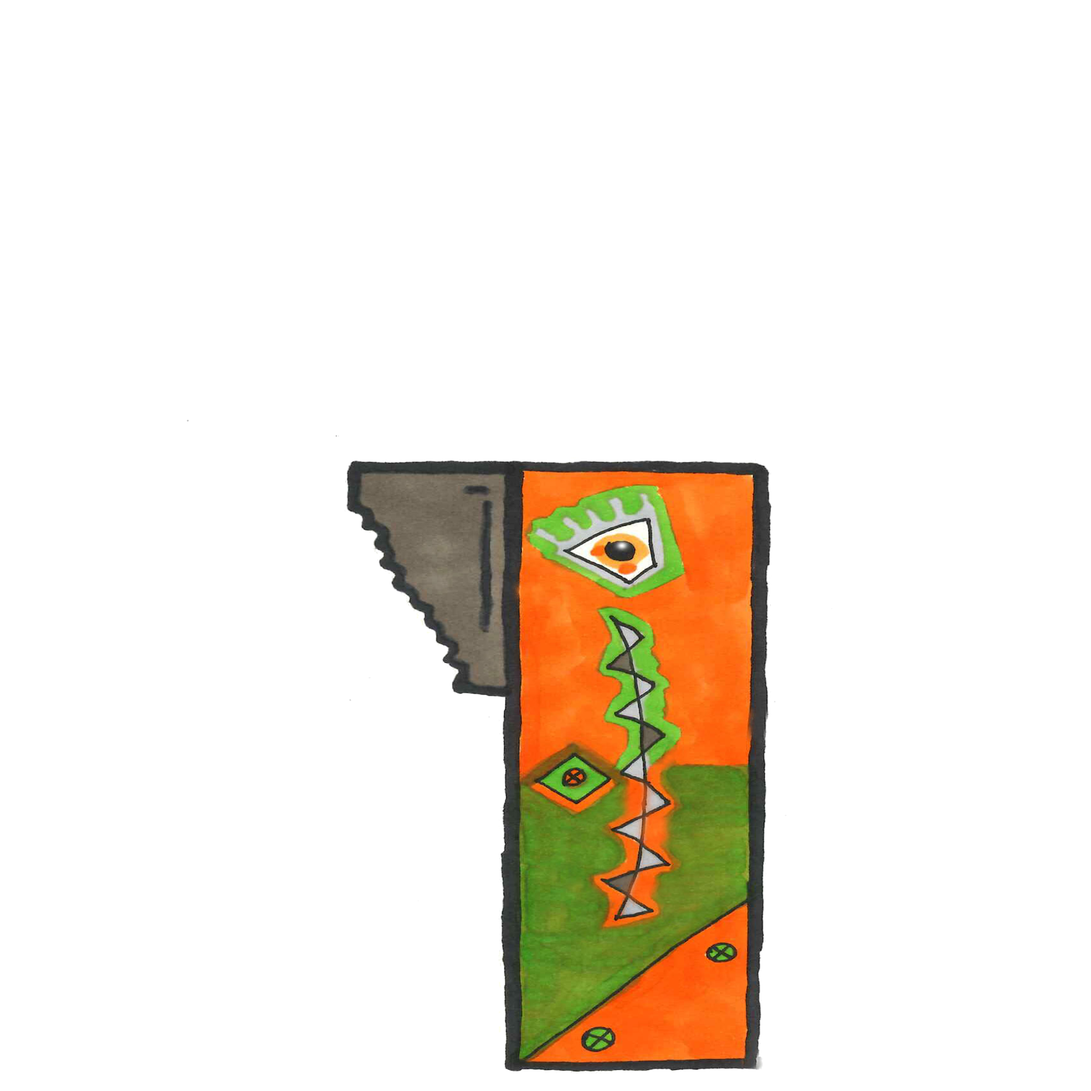
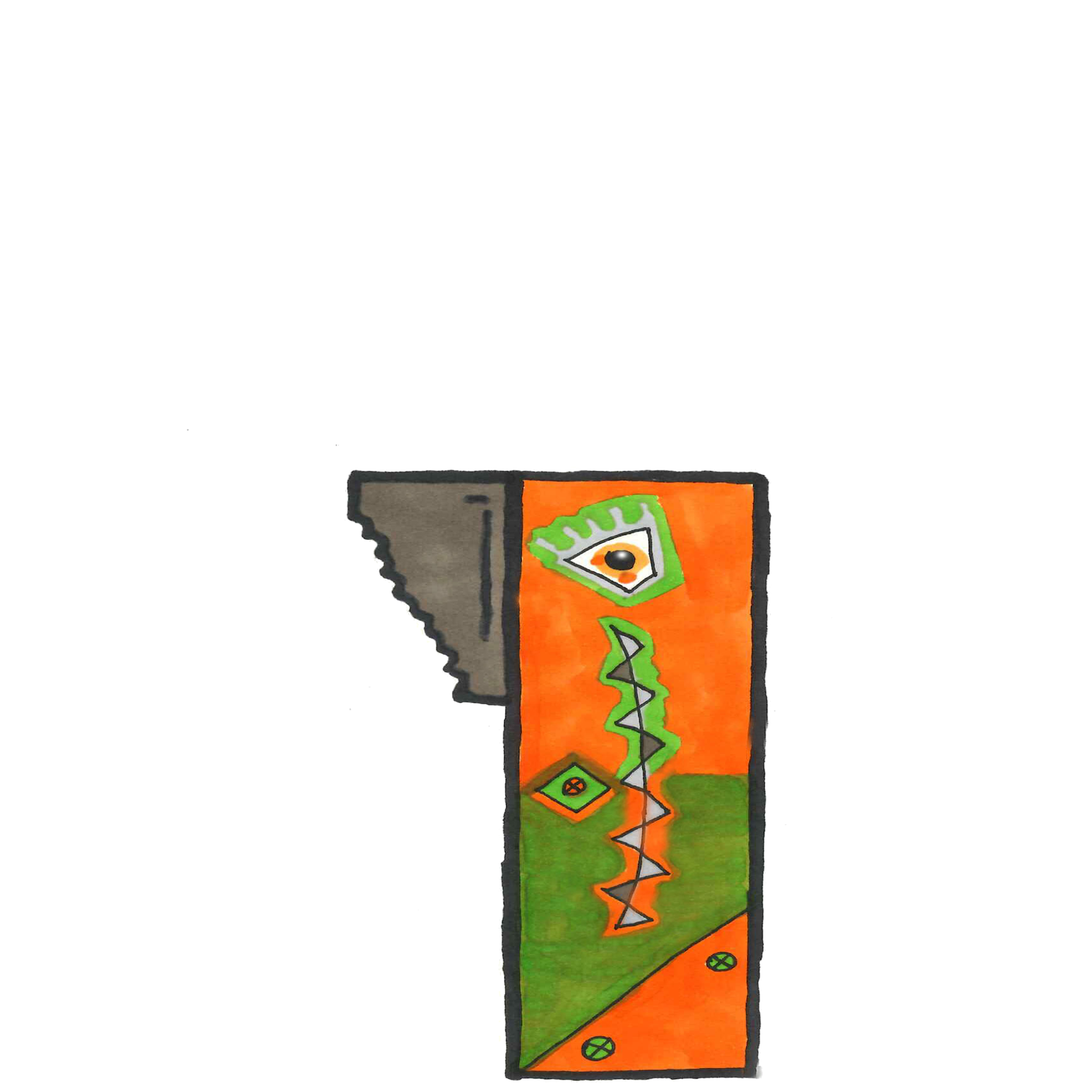
Layer changes from the first 1091 x 1091 image to the second:
painted on "Loone.jpg" over 186, 419, 833, 1084
